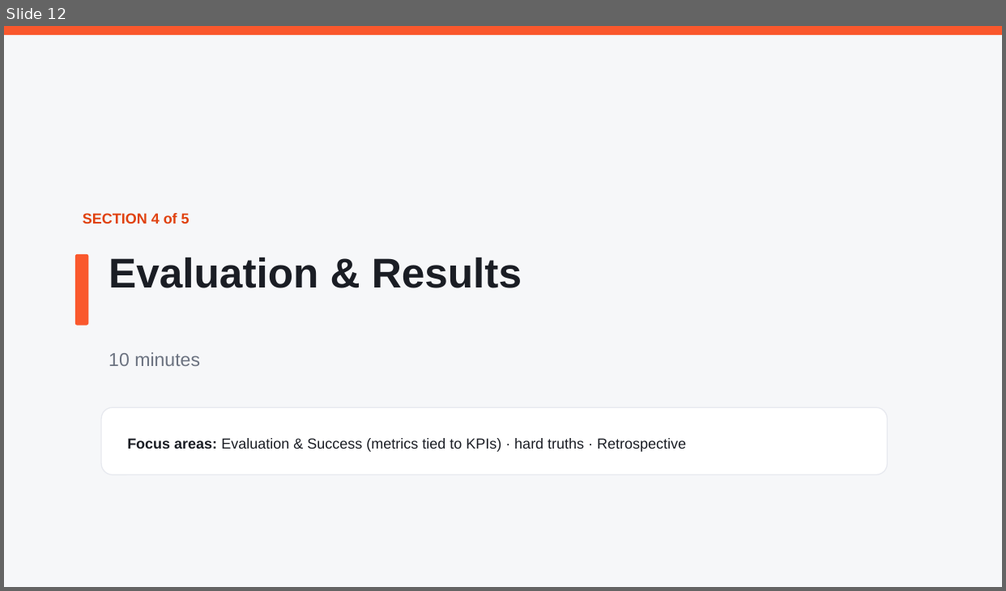
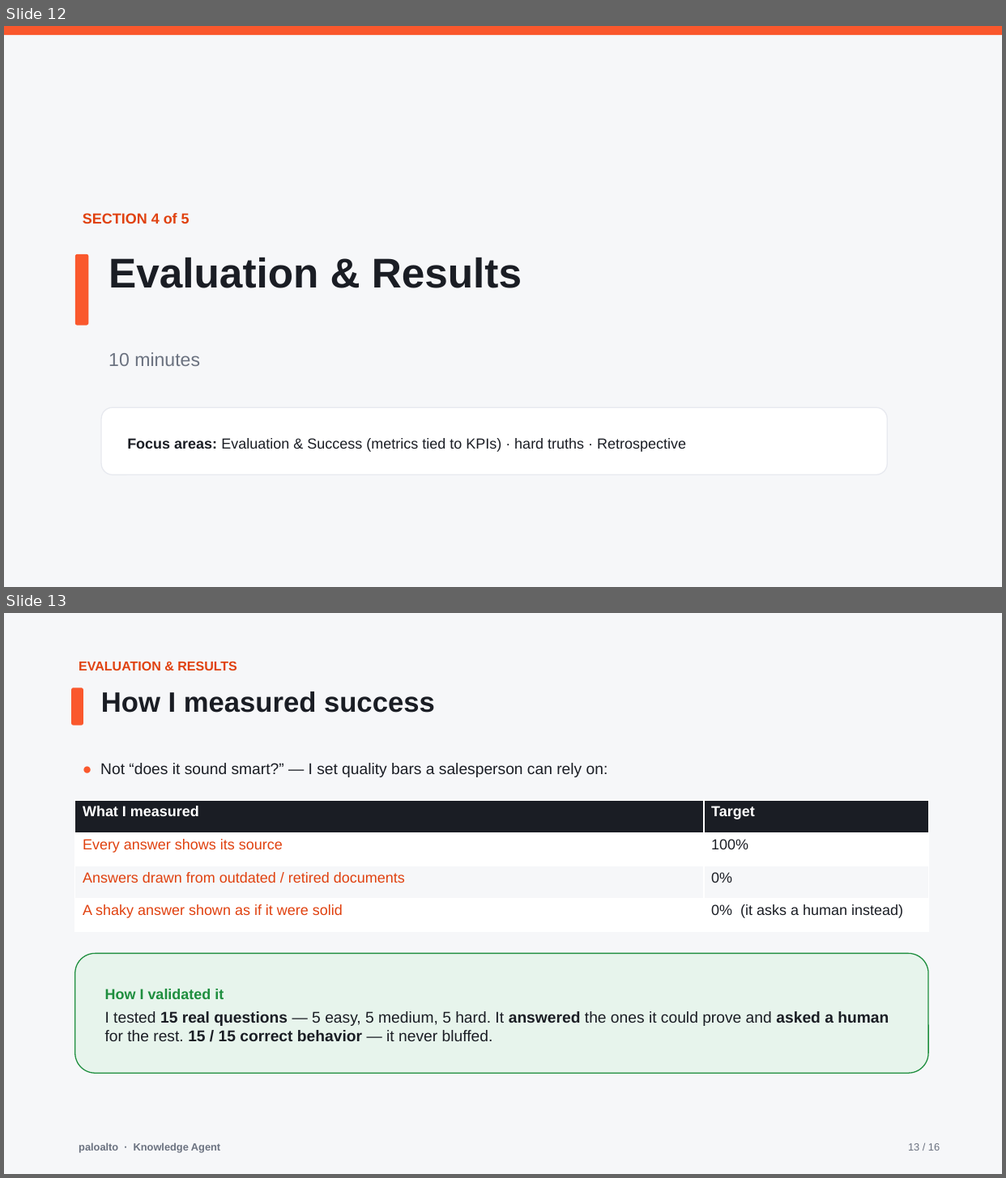
Before and after one commit to ashveej/PaloAltoknowledgeagent, a slide deck: presentation/Executive_Presentation.pptx. Shown one above the other, each under a label of ours: slide 12 before the commit, slides 12 and 13 after it. The pictures are 1006x591 and 1006x1178 pixels, drawn with LibreOffice and Linux fonts; fonts in the diff are those of the drawing. Boxes give left, top, right and bottom in pixels: in the first picture for what was removed or moved away, otherwise in the second. Text is boxed around its words. In the diff, an @@ line names an element or a change of style, - is before the commit and + after.

```diff
--- a/presentation/Executive_Presentation.pptx
+++ b/presentation/Executive_Presentation.pptx
@@ slide 13 added at [4,613,1002,1174], background #F6F7F9 @@
@@ text added at [79,661,237,671], 12.5 pt, text #E0410F, bold @@
+EVALUATION & RESULTS
@@ rounded rectangle added at [71,688,83,726], fill #FA582D @@
@@ text added at [101,692,435,713], 27 pt, text #1A1D24, bold @@
+How I measured success
@@ text added at [100,763,608,777], 15 pt, text #1A1D24 @@
+● Not “does it sound smart?” — I set quality bars a salesperson can rely on:
@@ table added at [75,800,928,932], 4 rows, 2 columns @@
+What I measured | Target
+Every answer shows its source | 100%
+Answers drawn from outdated / retired documents | 0%
+A shaky answer shown as if it were solid | 0% (it asks a human instead)
@@ rounded rectangle added at [75,954,928,1073], fill #E7F4EC, outline #1E8E3E 1 pt @@
@@ text added at [105,988,889,1041], 15 pt, text #1A1D24 @@
+How I validated it
+I tested 15 real questions — 5 easy, 5 medium, 5 hard. It answered the ones it could prove and asked a human for the rest. 15 / 15 correct behavior — it never bluffed.
@@ text added at [79,1143,220,1153], 10 pt, text #6B7280, bold @@
+paloalto · Knowledge Agent
@@ text added at [908,1144,940,1151], 10 pt, text #6B7280 @@
+13 / 16
```
Also in this commit, not shown: 4 slides changed, 1 slide removed, 2 other files.
